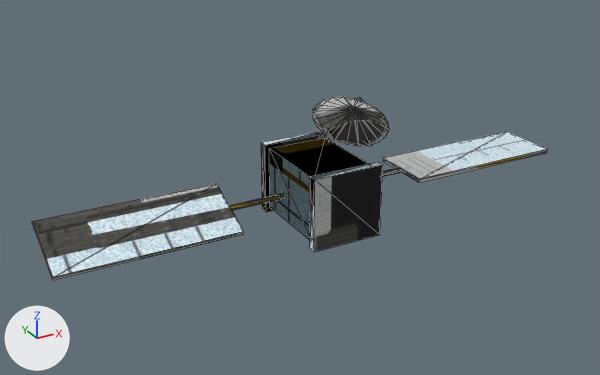
An edit to the glTF model tools/asset_factory/deliveries/parti1/sd_prop_sat2.glb, drawn before and after from the same camera.
Before and after are seen from a camera (50 mm lens) standing at (-0.703, -1.173, 0.553) and looking at (-0.052, 0.009, -0.038). Lighting does not change. The marker at lower left points along +X, +Y and +Z. The picture after the commit comes second. Mesh edges are drawn as thin lines. Where no turn or scale is listed for an object, it has been applied to the vertices. Vertices at exactly the same position are counted once.

Names of what the first picture shows: 'LOD0_body', 'LOD1_body'.
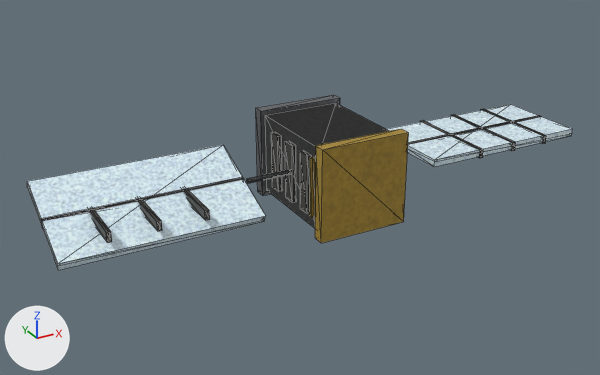
Diff of the bpy script that builds the scene:
```diff
--- a/tools/asset_factory/deliveries/parti1/sd_prop_sat2.glb.py
+++ b/tools/asset_factory/deliveries/parti1/sd_prop_sat2.glb.py
@@ me_lod0_body @@
-me_lod0_body.from_pydata(...)  # 120 vertices, 176 faces; spans x -0.5..0.5, y -0.13..0.13, z -0.126..0.126
+me_lod0_body.from_pydata(...)  # 200 vertices, 254 faces; spans x -0.5..0.5, y -0.119..0.119, z -0.082..0.082
+# me_lod0_body part 1: the loose piece of 8 vertices spanning x -0.06..0.06, y -0.054..0.114, z -0.118..0.002 is scaled about its middle by (1.23, 1.17, 1.23), then moved by (0.0, -0.03, 0.058)
+# me_lod0_body part 2: a new loose piece, a box spanning x -0.2737..-0.2667, y -0.0912..0.0912, z -0.0081..0.0081, in mat_mat_body
+# me_lod0_body part 3: a new loose piece, a box spanning x -0.3509..-0.3439, y -0.0912..0.0912, z -0.0081..0.0081, in mat_mat_body
+# me_lod0_body part 4: a new loose piece, a box spanning x -0.4281..-0.4211, y -0.0912..0.0912, z -0.0081..0.0081, in mat_mat_body
+# me_lod0_body part 5: the loose piece of 8 vertices spanning x -0.06..0.06, y -0.054..0.114, z -0.118..0.002 is copied, and the copy is scaled about its middle by (2.78, 0.0418, 0.135), then moved by (0.333, -0.03, 0.058); it spans x 0.167..0.5, y -0.004..0.004, z -0.008..0.008
+# me_lod0_body part 6: the loose piece of 8 vertices spanning x -0.068..0.068, y -0.07..-0.054, z -0.126..0.01 is scaled about its middle by (1.21, 1.32, 1.21), then moved by (0.0, -0.046, 0.058)
+# me_lod0_body part 7: a new loose piece, a box spanning x 0.167..0.5, y -0.088..0.088, z -0.007..0.007, in mat_mat_body
+# me_lod0_body part 8: the loose piece of 8 vertices spanning x -0.068..0.068, y 0.114..0.13, z -0.126..0.01 is scaled about its middle by (1.21, 1.32, 1.21), then moved by (0.0, -0.013, 0.058)
+# me_lod0_body part 9: the loose piece of 16 vertices spanning x 0.072..0.18, y 0.025..0.035, z -0.063..-0.053 is scaled about its middle by 0.877, then moved by (-0.015, -0.03, 0.058)
+# me_lod0_body part 10: the loose piece of 16 vertices spanning x 0.072..0.18, y 0.025..0.035, z -0.063..-0.053 is copied, and the copy is turned 180 degrees about the y axis through its middle and scaled by 0.877, then moved by (-0.237, -0.03, 0.058); it spans x -0.158..-0.063, y -0.004..0.004, z -0.004..0.004
+# me_lod0_body part 11: the loose piece of 40 vertices spanning x -0.064..0.064, y -0.13..-0.011, z 0.078..0.126 is deleted
+# me_lod0_body part 12: the loose piece of 16 vertices spanning x -0.18..-0.072, y 0.025..0.035, z -0.063..-0.053 is deleted
+# me_lod0_body part 13: the loose piece of 8 vertices spanning x 0.18..0.5, y -0.03..0.09, z -0.062..-0.054 is deleted
+# me_lod0_body part 14: the loose piece of 8 vertices spanning x -0.5..-0.18, y -0.027..0.087, z -0.085..-0.031 is deleted
+# me_lod0_body part 15: 64 vertices added at x -0.079..0.079, y -0.081..0.065, z -0.053..0.053
+# me_lod0_body part 16: 24 vertices added at x 0.267..0.428, y -0.091..0.091, z -0.008..0.008
+# me_lod0_body part 17: 16 vertices added at x -0.5..-0.167, y -0.084..0.084, z -0.041..0.041
+# other edits to the shape of me_lod0_body do not show in these pictures
 me_lod0_body.materials.append(mat_mat_body)
@@ me_lod1_body @@
-me_lod1_body.from_pydata(...)  # 51 vertices, 51 faces; spans x -0.5..0.5, y -0.132..0.13, z -0.126..0.124
+me_lod1_body.from_pydata(...)  # 96 vertices, 73 faces; spans x -0.5..0.5, y -0.119..0.098, z -0.082..0.082
+# me_lod1_body part 18: 8 loose pieces with 43 vertices, spanning x -0.5..0.5, y -0.132..0.13, z -0.126..0.124, are deleted
+# me_lod1_body part 19
+# 66 vertices are added at x -0.5..0.5, y -0.119..0.098, z -0.082..0.082
+# 12 new vertices lie (0.0, 0.0, 0.106) away from vertices in x -0.072..0.072, y -0.065..0.065, z -0.053
+# 10 new vertices lie (0.0, 0.0, 0.016) away from vertices in x -0.5..0.5, y -0.091..0.091, z -0.008
+# 65 new faces join them
+# other edits to the shape of me_lod1_body do not show in these pictures
 me_lod1_body.materials.append(mat_mat_body)
```

Location of each change, [x1, y1, x2, y2] in pixels of the pictures (600 x 375 px; the box of a moved part takes in the faces that stretch with it):
'LOD0_body', reshaped
    before: [32, 97, 548, 280]
    after: [27, 95, 573, 270]
'LOD1_body', reshaped
    before: [236, 97, 393, 210]
    after: [261, 98, 536, 195]
part 1 of me_lod0_body, moved or reshaped
    before: [269, 138, 368, 240]
    after: [265, 103, 389, 228]
part 2 of me_lod0_body, added
    after: [183, 189, 210, 220]
part 3 of me_lod0_body, added
    after: [137, 198, 162, 231]
part 4 of me_lod0_body, added
    after: [89, 209, 112, 243]
part 5 of me_lod0_body, added
    after: [408, 115, 542, 144]
part 6 of me_lod0_body, moved or reshaped
    before: [310, 162, 383, 252]
    after: [315, 129, 409, 243]
part 7 of me_lod0_body, added
    after: [387, 105, 573, 167]
part 8 of me_lod0_body, moved or reshaped
    before: [261, 131, 329, 212]
    after: [256, 95, 340, 196]
part 9 of me_lod0_body, moved or reshaped (not visible afterwards)
    before: [383, 168, 402, 176]
part 10 of me_lod0_body, added
    after: [247, 170, 290, 183]
part 11 of me_lod0_body, deleted
    before: [313, 97, 388, 146]
part 12 of me_lod0_body, deleted
    before: [229, 193, 286, 210]
part 13 of me_lod0_body, deleted
    before: [383, 131, 548, 183]
part 14 of me_lod0_body, deleted
    before: [32, 183, 244, 280]
part 15 of me_lod0_body, added
    after: [272, 132, 315, 217]
part 16 of me_lod0_body, added
    after: [420, 109, 546, 158]
part 17 of me_lod0_body, added
    after: [27, 145, 265, 270]
part 18 of me_lod1_body, deleted
    before: [236, 97, 393, 210]
part 19 of me_lod1_body, added
    after: [261, 98, 536, 195]
